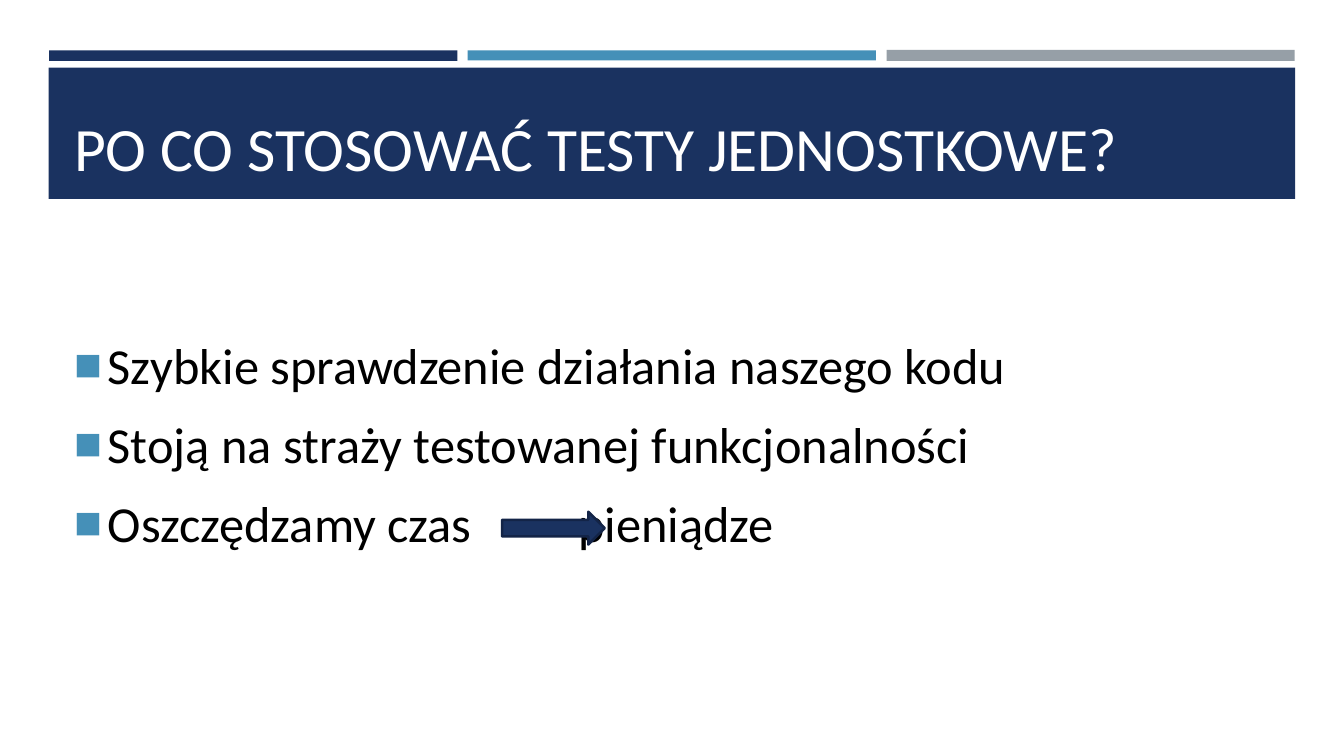
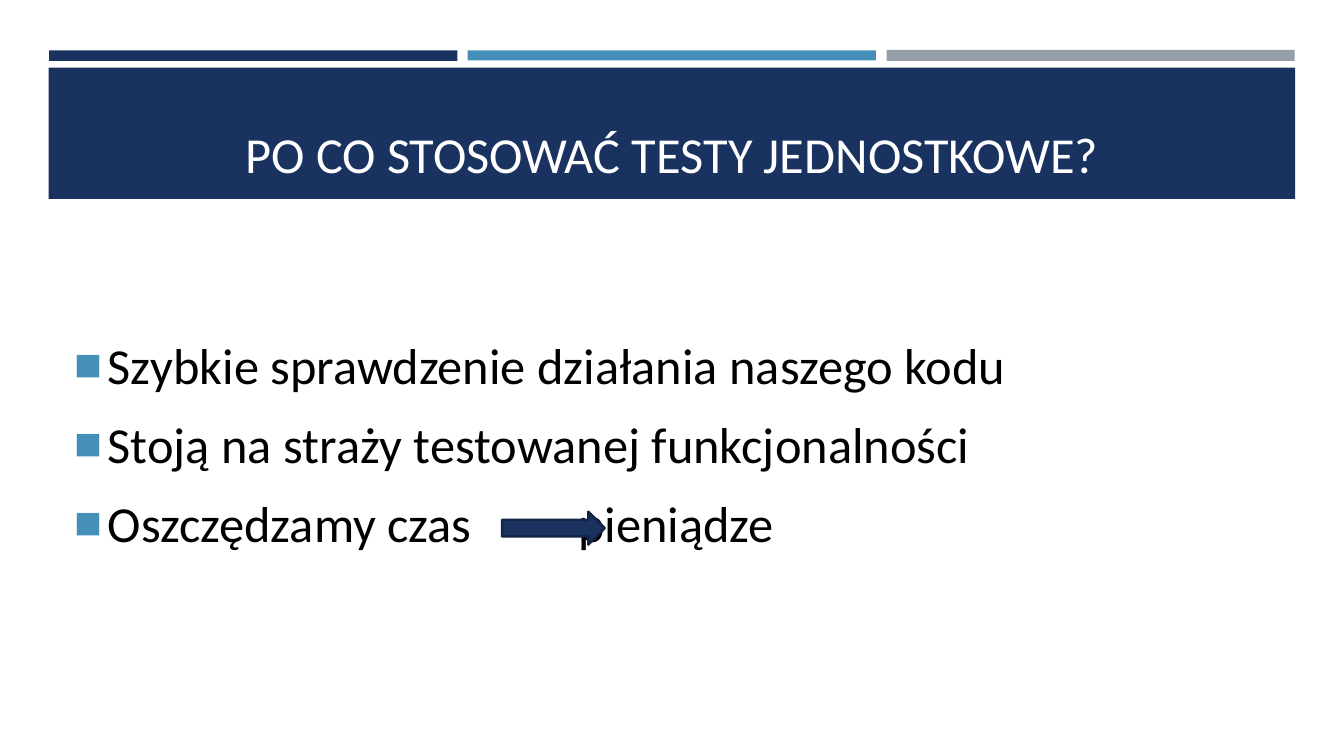
Before and after one commit to saamed/unit-test-workshops, a slide deck: slide 4 of docs/Testy jednostkowe.pptx. Drawn at 1344x756 pixels with LibreOffice and Linux fonts; fonts in the diff are those of the drawing. Boxes give left, top, right and bottom in pixels: in the first picture for what was removed or moved away, otherwise in the second. Text is boxed around its words. In the diff, an @@ line names an element or a change of style, - is before the commit and + after.

```diff
--- a/docs/Testy jednostkowe.pptx
+++ b/docs/Testy jednostkowe.pptx
@@ title "PO CO STOSOWAĆ TESTY JEDNOSTKOWE?" at (245, 132, 1098, 174): size 44 to 36 pt; alignment left to centre @@
```
Also in this commit, not shown: 7 other slides changed, 2 slides added.
